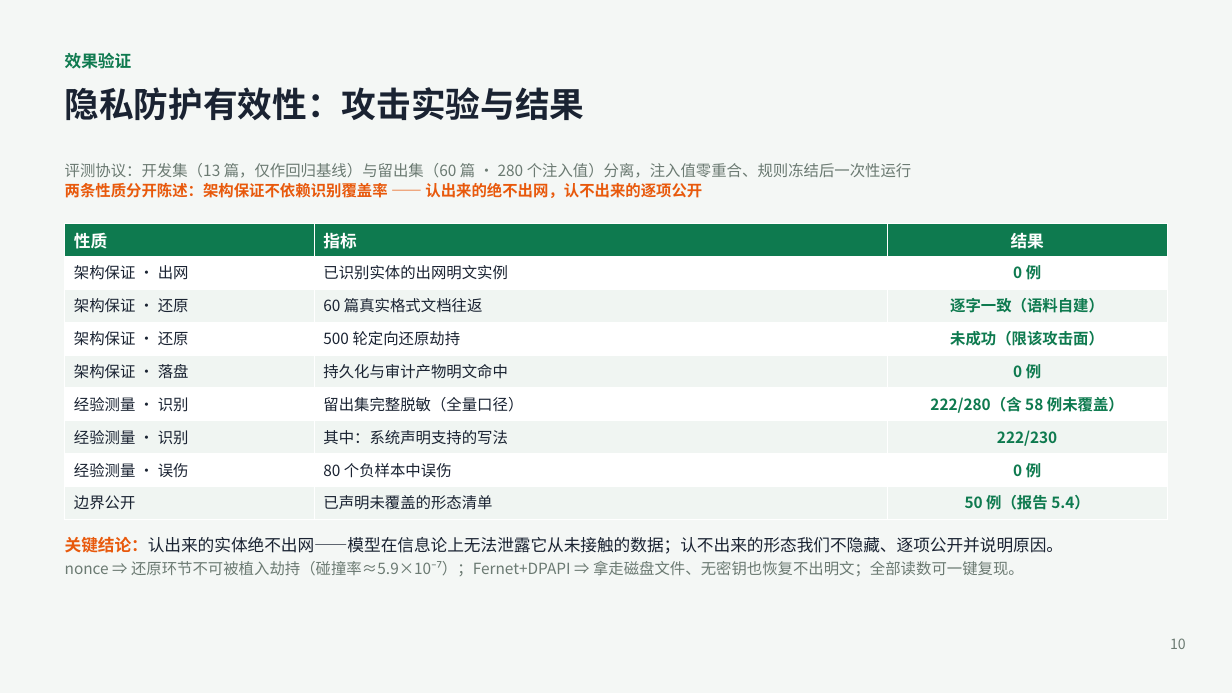
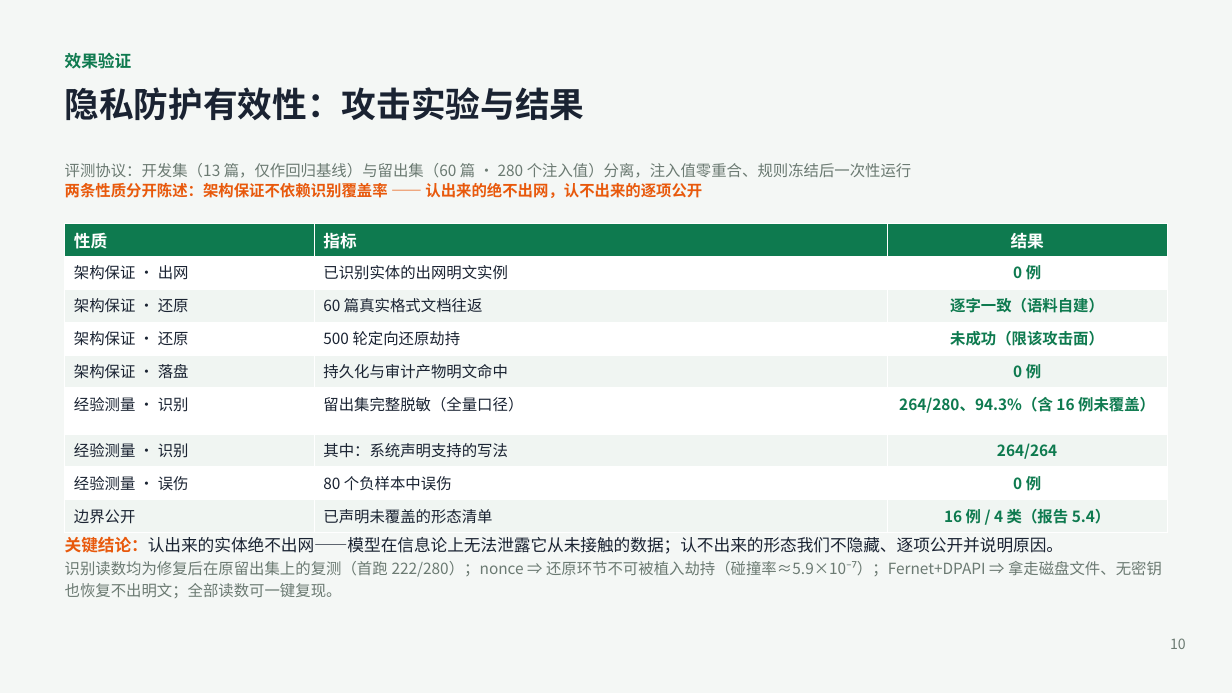
Before and after one commit to Andysun06/yindun-agent, a slide deck: slide 10 of docs/隐盾安全智能体_项目汇报.pptx. Drawn at 1232x693 pixels with LibreOffice and Linux fonts; fonts in the diff are those of the drawing. Boxes give left, top, right and bottom in pixels: in the first picture for what was removed or moved away, otherwise in the second. Text is boxed around its words. In the diff, an @@ line names an element or a change of style, - is before the commit and + after.

```diff
--- a/docs/隐盾安全智能体_项目汇报.pptx
+++ b/docs/隐盾安全智能体_项目汇报.pptx
@@ table at (x1=65, y1=224, x2=1167, y2=530) @@
-row 6, column 3: 222/280（含 58 例未覆盖）
+row 6, column 3: 264/280、94.3%（含 16 例未覆盖）
-row 7, column 3: 222/230
+row 7, column 3: 264/264
-row 9, column 3: 50 例（报告 5.4）
+row 9, column 3: 16 例 / 4 类（报告 5.4）
@@ text at (x1=65, y1=561, x2=1162, y2=598): text changed @@
-nonce ⇒ 还原环节不可被植入劫持（碰撞率≈5.9×10⁻⁷）；Fernet+DPAPI ⇒ 拿走磁盘文件、无密钥也恢复不出明文；全部读数可一键复现。
+识别读数均为修复后在原留出集上的复测（首跑 222/280）；nonce ⇒ 还原环节不可被植入劫持（碰撞率≈5.9×10⁻⁷）；Fernet+DPAPI ⇒ 拿走磁盘文件、无密钥也恢复不出明文；全部读数可一键复现。
```
Also in this commit, not shown: 7 other files.
